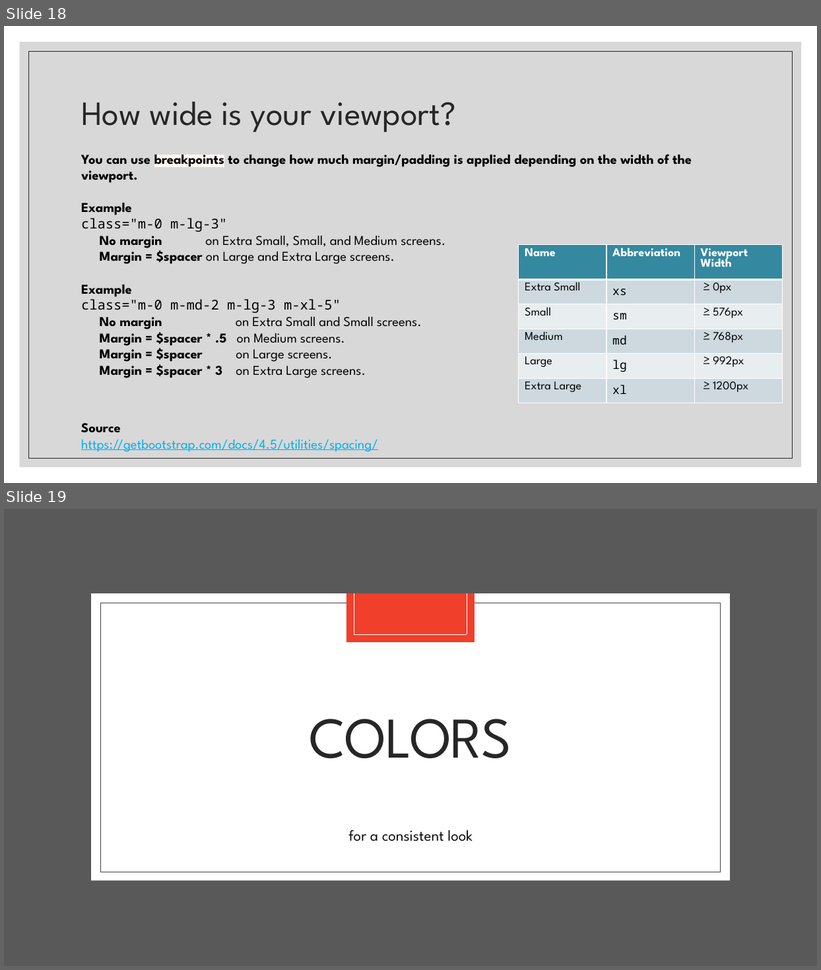
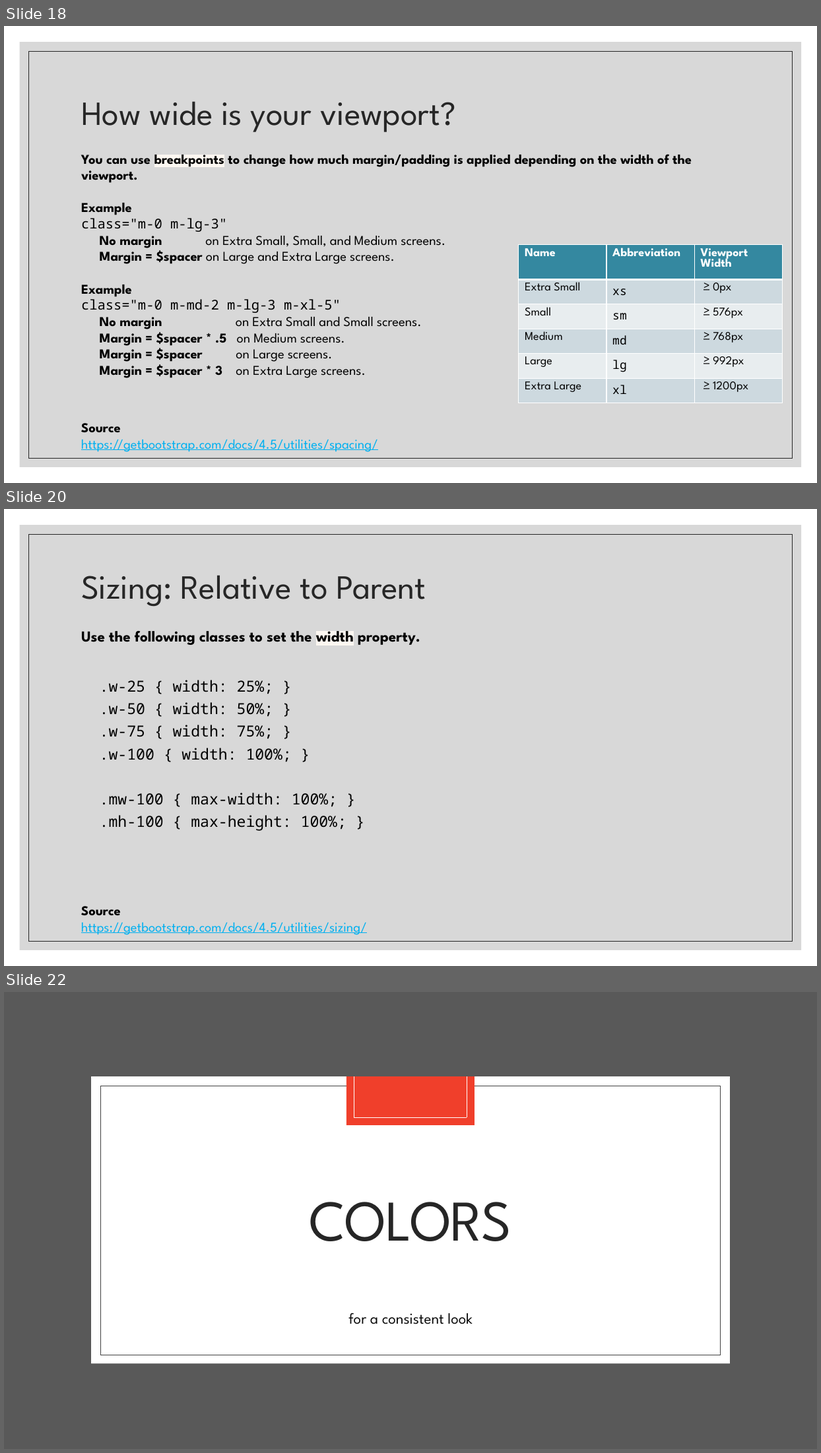
Before and after one commit to paulsmithkc/awd1000_base_lab_and_homework, a slide deck: bootstrap/slides/Intro to Bootstrap.pptx. Shown one above the other, each under a label of ours: slides 18 and 19 before the commit, slides 18, 20 and 22 after it; the slides between them are not shown. The pictures are 821x970 and 821x1453 pixels, drawn with LibreOffice and Linux fonts; fonts in the diff are those of the drawing. Boxes give left, top, right and bottom in pixels: in the first picture for what was removed or moved away, otherwise in the second. Text is boxed around its words. In the diff, an @@ line names an element or a change of style, - is before the commit and + after.

```diff
--- a/bootstrap/slides/Intro to Bootstrap.pptx
+++ b/bootstrap/slides/Intro to Bootstrap.pptx
@@ slide 20 added at (x1=4, y1=509, x2=817, y2=966), background #FFFFFF; not listed: 2 template elements that a slide beside it also shows @@
@@ title added at (x1=81, y1=575, x2=426, y2=607), 40 pt, text #262626 @@
+Sizing: Relative to Parent
@@ text added at (x1=81, y1=631, x2=420, y2=831), 18 pt, text #000000 @@
+Use the following classes to set the width property.
+  .w-25 { width: 25%; }
+  .w-50 { width: 50%; }
+  .w-75 { width: 75%; }
+  .w-100 { width: 100%; }
+  .mw-100 { max-width: 100%; }
+  .mh-100 { max-height: 100%; }
@@ text added at (x1=81, y1=906, x2=367, y2=935), 16 pt, text #00B0F0, underline @@
+Source
+https://getbootstrap.com/docs/4.5/utilities/sizing/
@@ what was slide 19 is now slide 22 @@
```
Also in this commit, not shown: 2 slides changed, 16 other slides added.
